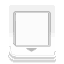
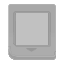
The second 64px x 64px image is a revision of the first. Changes to its layers:
hid "Pasted Layer" over [8, 57, 56, 63]
hid "Pasted Layer #1" over [8, 55, 56, 62]
added layer "No Cart" above "Cart (TWL)" over [8, 4, 56, 60]
hid "Cart (TWL)" over [8, 4, 56, 60]
